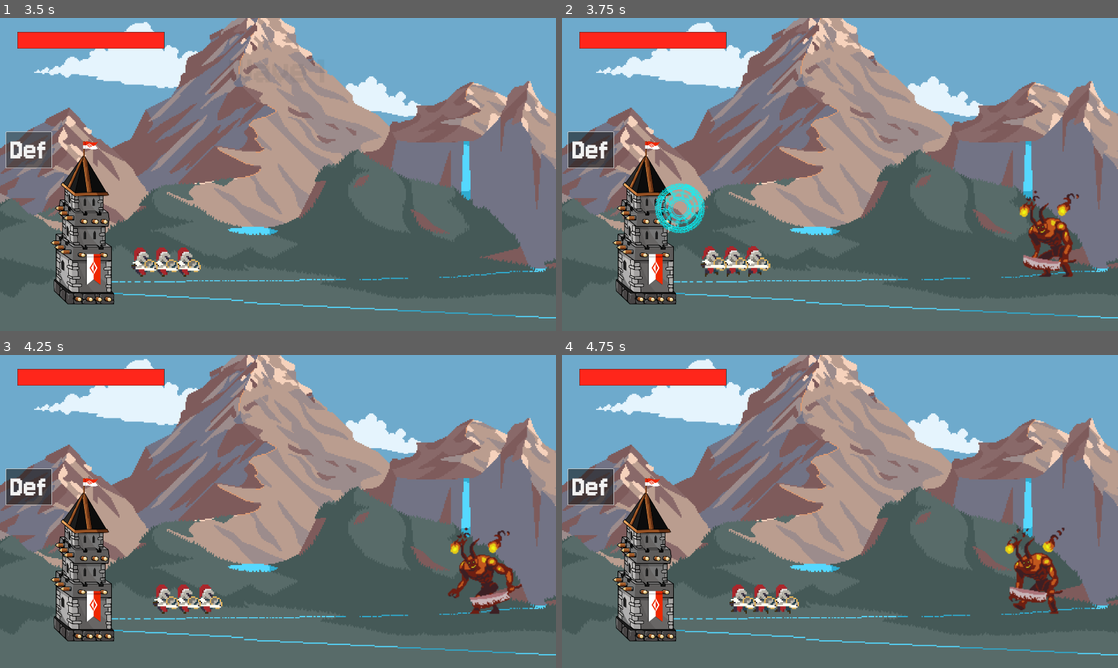
Above: before the commit, frames 1-4 (two rows, left to right).
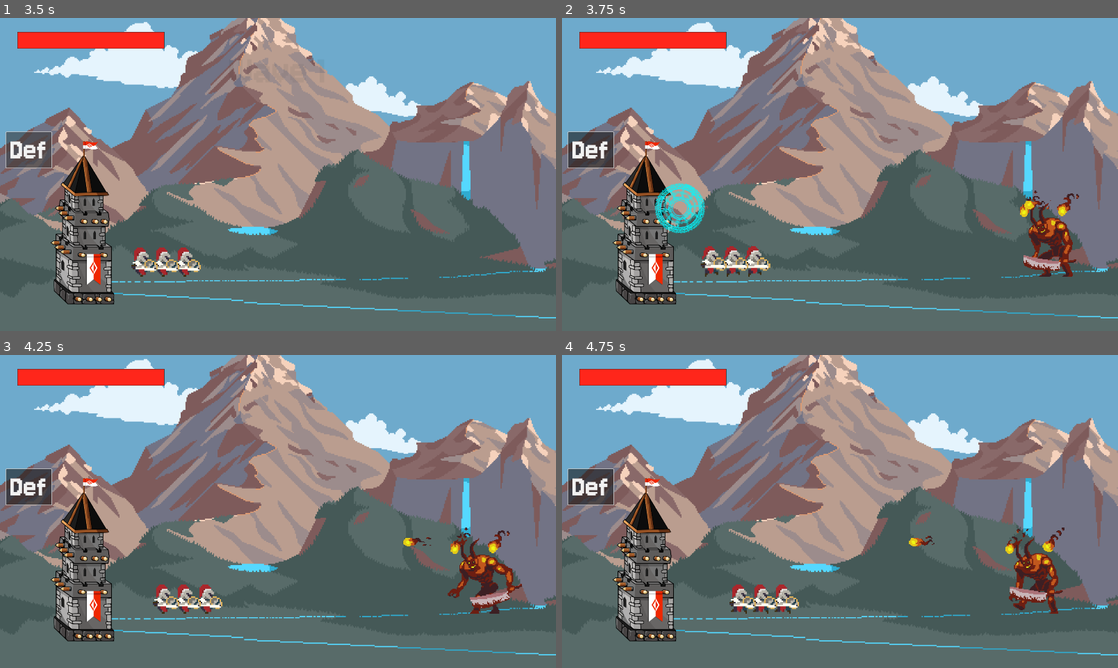
Above: after the commit, the same moments.

Repository: AlexandreBasei/dynamic_defense
Game: Godot game, scene res://scenes/main.tscn
Same seed, same stepped clock (60 frames per second), same inputs: the game is played once before the commit and once after it.
Inputs (mouse positions are in pixels of both pictures, inside the frame that each line leads up to):
- Up to frame 1 (3.5 s): click "Play" at 0.5 s; click "Def" at 1.25 s; click "Def" at 2 s; click "Def" at 2.75 s
- Up to frame 2 (3.75 s): move the mouse to (962, 158) at 3.52 s; right-click (962, 158) at 3.6 s; click (962, 158) at 3.67 s
- Up to frame 3 (4.25 s): no input
- Up to frame 4 (4.75 s): drag from (728, 527) to (645, 567) at 4.27 s

Frame 1 is identical in both runs. In frame 2, 0.2% of the frame differs, in the area x 82-93%, y 55-83%; in frame 3, 0.2%; in frame 4, 0.2%, in the area x 62-91%, y 55-83%.

Commit message:
Boss projectile & attack anim

Diff:
--- a/scenes/bosses/boss.gd
+++ b/scenes/bosses/boss.gd
@@ -1,4 +1,8 @@
 extends Mob
+
+@export var projectile : PackedScene
+var projectileBaseCooldown = 5.0
+var currentProjectileCooldown : float
 
 # Called when the node enters the scene tree for the first time.
 func _ready() -> void:
@@ -6,15 +10,27 @@
 
 func attack() :
 	$BossAnims.play("attack")
+	isAttacking = true
 
 # Called every frame. 'delta' is the elapsed time since the previous frame.
 func _process(delta: float) -> void:
 	super._process(delta)
-	if(!isBlocked):
-		$BossAnims.play("walk")
+	if(!isAttacking):
+		$BossAnims.play("idle" if isBlocked else "walk")
+
+	currentProjectileCooldown -= delta
+	if(currentProjectileCooldown < 0):
+		currentProjectileCooldown = projectileBaseCooldown
+		var proj = projectile.instantiate()
+		proj.position = position
+		proj.position.x -= 20
+		proj.position.y -= 250
+		add_sibling(proj)
+
 
 func _on_boss_anims_animation_finished() -> void:
 	$BossAnims.play("idle")
+	isAttacking = false
 
 
 func _on_block_area_area_entered(area: Area2D) -> void:
--- a/scenes/bosses/boss_1.tscn
+++ b/scenes/bosses/boss_1.tscn
@@ -1,7 +1,8 @@
-[gd_scene load_steps=65 format=3 uid="uid://ceildqimfimkg"]
+[gd_scene load_steps=66 format=3 uid="uid://ceildqimfimkg"]
 
 [ext_resource type="Script" uid="uid://dndqp3qkthjvg" path="res://scenes/bosses/boss.gd" id="1_53s3b"]
 [ext_resource type="Texture2D" uid="uid://d1golnalem8tg" path="res://art/Bosses/boss_demon_slime_FREE_v1.0/individual sprites/03_demon_cleave/demon_cleave_1.png" id="2_58v12"]
+[ext_resource type="PackedScene" uid="uid://cmvx6lygwrtu5" path="res://scenes/projectiles/fireball.tscn" id="2_hy2ka"]
 [ext_resource type="Texture2D" uid="uid://dmt228xpsk6du" path="res://art/Bosses/boss_demon_slime_FREE_v1.0/individual sprites/03_demon_cleave/demon_cleave_2.png" id="3_hy2ka"]
 [ext_resource type="Texture2D" uid="uid://dqwmie854d8cj" path="res://art/Bosses/boss_demon_slime_FREE_v1.0/individual sprites/03_demon_cleave/demon_cleave_3.png" id="4_d78o4"]
 [ext_resource type="Texture2D" uid="uid://eaqcu78umtl2" path="res://art/Bosses/boss_demon_slime_FREE_v1.0/individual sprites/03_demon_cleave/demon_cleave_4.png" id="5_r7ros"]
@@ -278,15 +279,17 @@
 
 [node name="Boss1" type="Area2D" groups=["mobs"]]
 script = ExtResource("1_53s3b")
+projectile = ExtResource("2_hy2ka")
 maxHP = 50
 damages = 50
 speed = 50
 
 [node name="BossAnims" type="AnimatedSprite2D" parent="."]
+texture_filter = 1
 position = Vector2(0, -237)
 scale = Vector2(3, 3)
 sprite_frames = SubResource("SpriteFrames_f2l1m")
-animation = &"attack"
+animation = &"walk"
 
 [node name="AttackCooldown" type="Timer" parent="."]
 
--- /dev/null
+++ b/scenes/projectiles/fireball.tscn
@@ -0,0 +1,79 @@
+[gd_scene load_steps=11 format=3 uid="uid://cmvx6lygwrtu5"]
+
+[ext_resource type="Script" uid="uid://buy5hehm6mifu" path="res://scenes/mobs/mobs.gd" id="1_43rak"]
+[ext_resource type="Texture2D" uid="uid://dduw7f1y4mdnn" path="res://art/projectiles/fireslime_fireball-Sheet-Sheet.png" id="2_t07v1"]
+
+[sub_resource type="AtlasTexture" id="AtlasTexture_s73vv"]
+atlas = ExtResource("2_t07v1")
+region = Rect2(0, 0, 32, 32)
+
+[sub_resource type="AtlasTexture" id="AtlasTexture_qphfj"]
+atlas = ExtResource("2_t07v1")
+region = Rect2(32, 0, 32, 32)
+
+[sub_resource type="AtlasTexture" id="AtlasTexture_f4ew8"]
+atlas = ExtResource("2_t07v1")
+region = Rect2(64, 0, 32, 32)
+
+[sub_resource type="AtlasTexture" id="AtlasTexture_xmge0"]
+atlas = ExtResource("2_t07v1")
+region = Rect2(96, 0, 32, 32)
+
+[sub_resource type="AtlasTexture" id="AtlasTexture_6751w"]
+atlas = ExtResource("2_t07v1")
+region = Rect2(128, 0, 32, 32)
+
+[sub_resource type="AtlasTexture" id="AtlasTexture_tlgwq"]
+atlas = ExtResource("2_t07v1")
+region = Rect2(160, 0, 32, 32)
+
+[sub_resource type="SpriteFrames" id="SpriteFrames_k6mcl"]
+animations = [{
+"frames": [{
+"duration": 1.0,
+"texture": SubResource("AtlasTexture_s73vv")
+}, {
+"duration": 1.0,
+"texture": SubResource("AtlasTexture_qphfj")
+}, {
+"duration": 1.0,
+"texture": SubResource("AtlasTexture_f4ew8")
+}, {
+"duration": 1.0,
+"texture": SubResource("AtlasTexture_xmge0")
+}, {
+"duration": 1.0,
+"texture": SubResource("AtlasTexture_6751w")
+}, {
+"duration": 1.0,
+"texture": SubResource("AtlasTexture_tlgwq")
+}],
+"loop": true,
+"name": &"walk",
+"speed": 10.0
+}]
+
+[sub_resource type="RectangleShape2D" id="RectangleShape2D_843ur"]
+size = Vector2(14.395887, 16.452442)
+
+[node name="Fireball" type="Area2D" groups=["mobs"]]
+position = Vector2(-10, -26)
+scale = Vector2(3, 3)
+script = ExtResource("1_43rak")
+maxHP = 1
+speed = 400
+isFlying = true
+metadata/_edit_group_ = true
+
+[node name="AnimatedSprite2D" type="AnimatedSprite2D" parent="."]
+texture_filter = 1
+position = Vector2(12.999999, 1)
+rotation = 1.5707964
+sprite_frames = SubResource("SpriteFrames_k6mcl")
+animation = &"walk"
+autoplay = "walk"
+frame_progress = 0.61731017
+
+[node name="CollisionShape2D" type="CollisionShape2D" parent="."]
+position = Vector2(3.598972, 0.5141392)
+shape = SubResource("RectangleShape2D_843ur")
